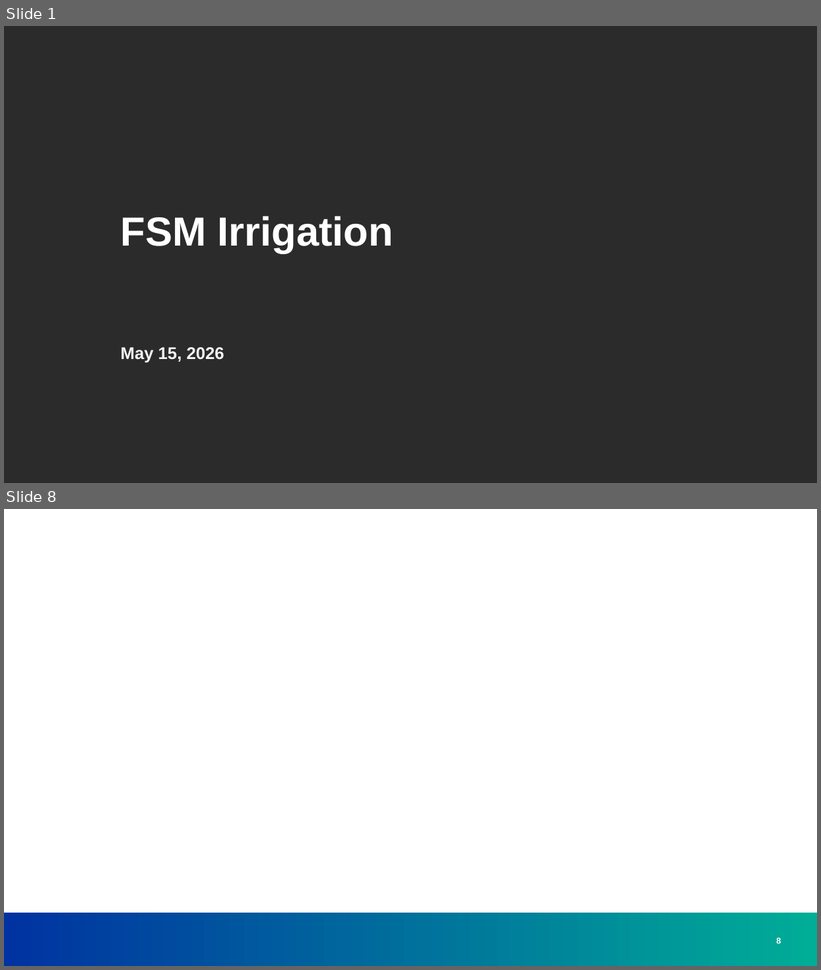
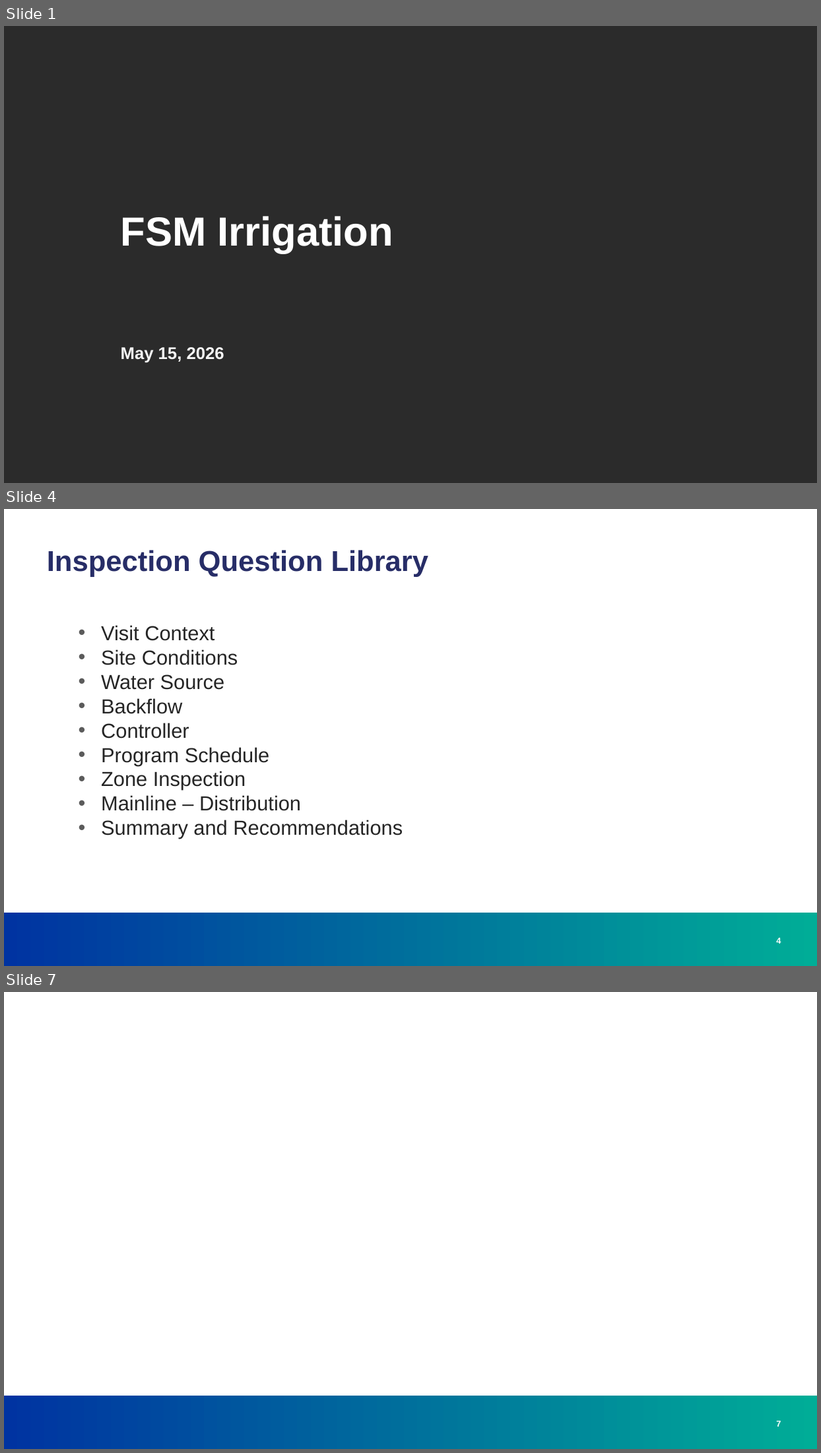
Before and after one commit to greg-e/irrigation, a slide deck: fsm_irrigation.pptx. Shown one above the other, each under a label of ours: slides 1 and 8 before the commit, slides 1, 4 and 7 after it; the slides between them are not shown. The pictures are 821x970 and 821x1453 pixels, drawn with LibreOffice and Linux fonts; fonts in the diff are those of the drawing; background and template pictures are left out; a plain dark background stands for a picture behind light text. Boxes give left, top, right and bottom in pixels: in the first picture for what was removed or moved away, otherwise in the second. Text is boxed around its words. In the diff, an @@ line names an element or a change of style, - is before the commit and + after.

```diff
--- a/fsm_irrigation.pptx
+++ b/fsm_irrigation.pptx
@@ slide 4 added at [4, 509, 817, 966], background #FFFFFF; not listed: 1 template element that a slide beside it also shows @@
@@ title added at [47, 550, 429, 577], 34 pt, text #272D67, bold @@
+Inspection Question Library
@@ text added at [101, 625, 403, 839], 24 pt, text #252525 @@
+• Visit Context
+• Site Conditions
+• Water Source
+• Backflow
+• Controller
+• Program Schedule
+• Zone Inspection
+• Mainline – Distribution
+• Summary and Recommendations
@@ page number added at [776, 938, 781, 944], 10 pt, text #FFFFFF, bold @@
+4
@@ what was slide 8 is now slide 7 @@
@@ page number at [776, 1421, 781, 1427]: text changed @@
-8
+7
```
Also in this commit, not shown: 1 slide changed, 3 other slides added, 5 slides removed, 25 other files.
